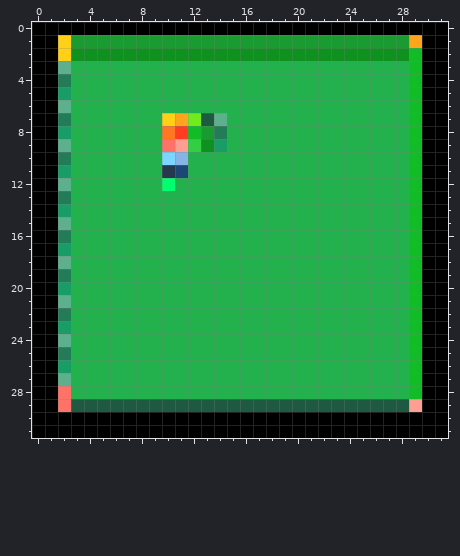
Two versions of one pixel-art sprite, res/textures/test.png. The first picture shows the starting point.
The file is 32x32 pixels.
New version:
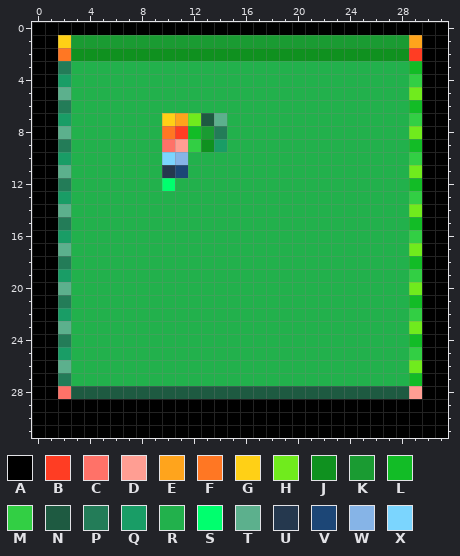
Palette (. is transparent): A #000000  B #ff3d23  C #ff7268  D #ff9e93  E #ffa41c  F #ff7723  G #ffd016  H #70eb1d  J #0f911f  K #1a9b32  L #12bc26  M #32cf44  N #1e5a41  P #237c58  Q #199d66  R #22b14c  S #00ff6e  T #5cb08d  U #25384e  V #1c4676  W #86b4e7  X #7bd5fe
Diff:
y 2: x 2 G -> F; x 29 L -> B
y 3: x 2 T -> P
y 4: x 2 P -> Q; x 29 L -> M
y 5: x 2 Q -> T; x 29 L -> H
y 6: x 2 T -> P
y 7: x 2 P -> Q; x 29 L -> M
y 8: x 2 Q -> T; x 29 L -> H
y 9: x 2 T -> P
y 10: x 2 P -> Q; x 29 L -> M
y 11: x 2 Q -> T; x 29 L -> H
y 12: x 2 T -> P
y 13: x 2 P -> Q; x 29 L -> M
y 14: x 2 Q -> T; x 29 L -> H
y 15: x 2 T -> P
y 16: x 2 P -> Q; x 29 L -> M
y 17: x 2 Q -> T; x 29 L -> H
y 18: x 2 T -> P
y 19: x 2 P -> Q; x 29 L -> M
y 20: x 2 Q -> T; x 29 L -> H
y 21: x 2 T -> P
y 22: x 2 P -> Q; x 29 L -> M
y 23: x 2 Q -> T; x 29 L -> H
y 24: x 2 T -> P
y 25: x 2 P -> Q; x 29 L -> M
y 26: x 2 Q -> T; x 29 L -> H
y 27: x 2 T -> P
y 28: x 3..29 RRRRRRRRRRRRRRRRRRRRRRRRRRL -> NNNNNNNNNNNNNNNNNNNNNNNNNND
y 29: x 2..29 CNNNNNNNNNNNNNNNNNNNNNNNNNND -> AAAAAAAAAAAAAAAAAAAAAAAAAAAA
